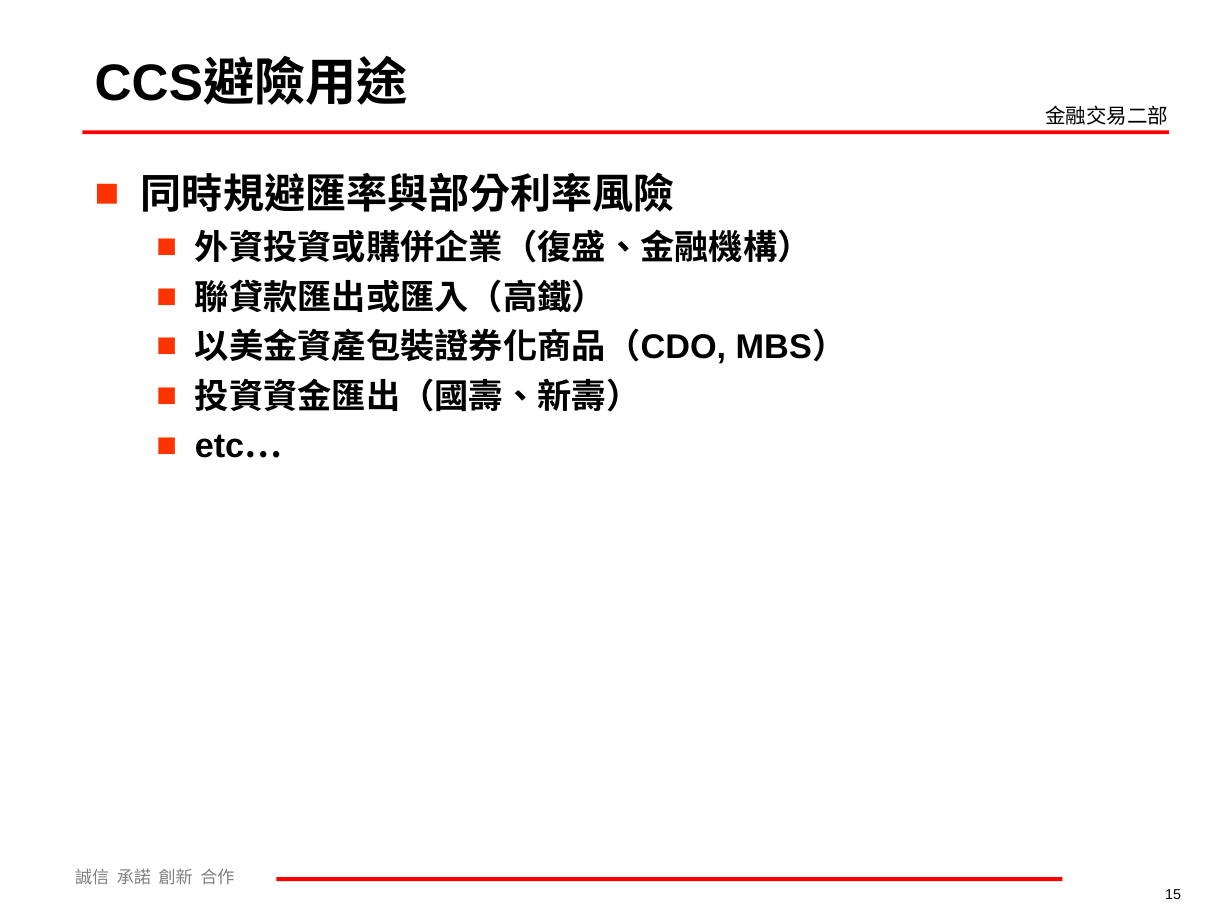
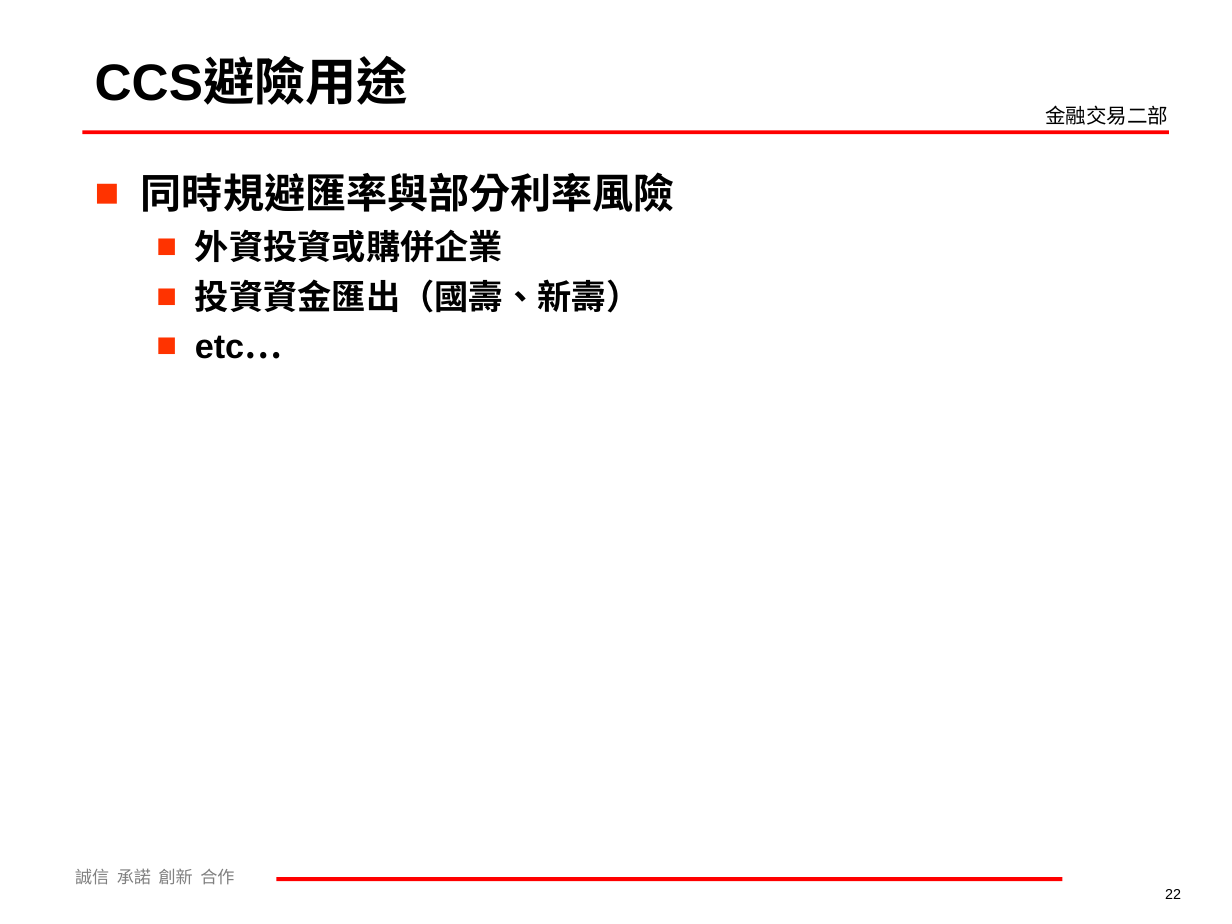
Before and after one commit to mark838308/Mark-Wang, a slide deck: slide 22 of 利率及衍生性商品介紹60分鐘課程.ppt (slide 15 before the commit). Drawn at 1232x924 pixels with LibreOffice and Linux fonts; fonts in the diff are those of the drawing; background and template pictures are left out. Boxes give left, top, right and bottom in pixels: in the first picture for what was removed or moved away, otherwise in the second. Text is boxed around its words. In the diff, an @@ line names an element or a change of style, - is before the commit and + after.

```diff
--- a/利率及衍生性商品介紹60分鐘課程.ppt
+++ b/利率及衍生性商品介紹60分鐘課程.ppt
@@ text at <box>195,229,503,262</box>: text changed @@
-  ■ 外資投資或購併企業（復盛、金融機構）
-  ■ 聯貸款匯出或匯入（高鐵）
-  ■ 以美金資產包裝證券化商品（CDO, MBS）
+  ■ 外資投資或購併企業
@@ page number at <box>1165,889,1181,899</box>: text changed @@
-15
+22
```
Also in this commit, not shown: 5 other slides changed, 7 slides added.
